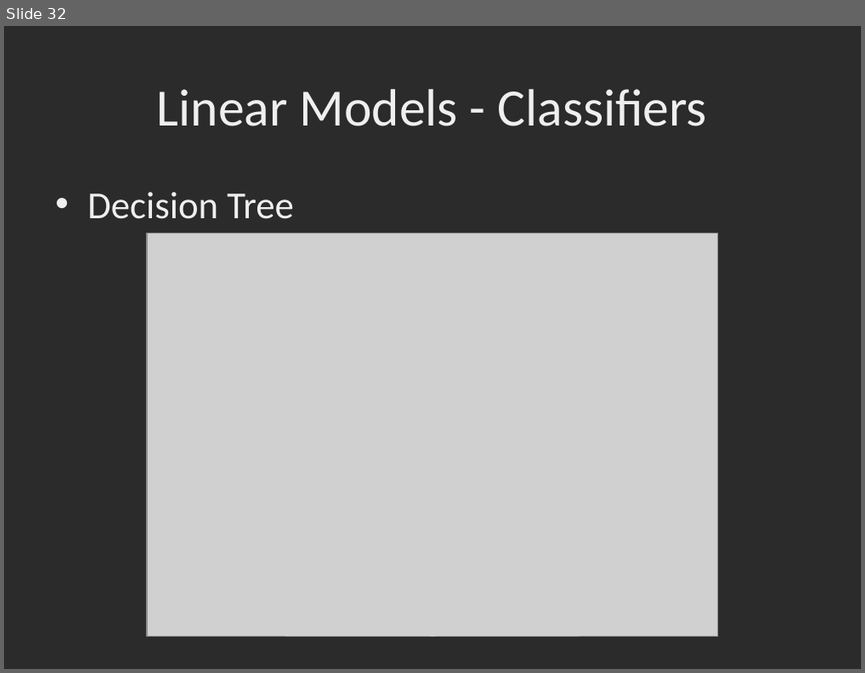
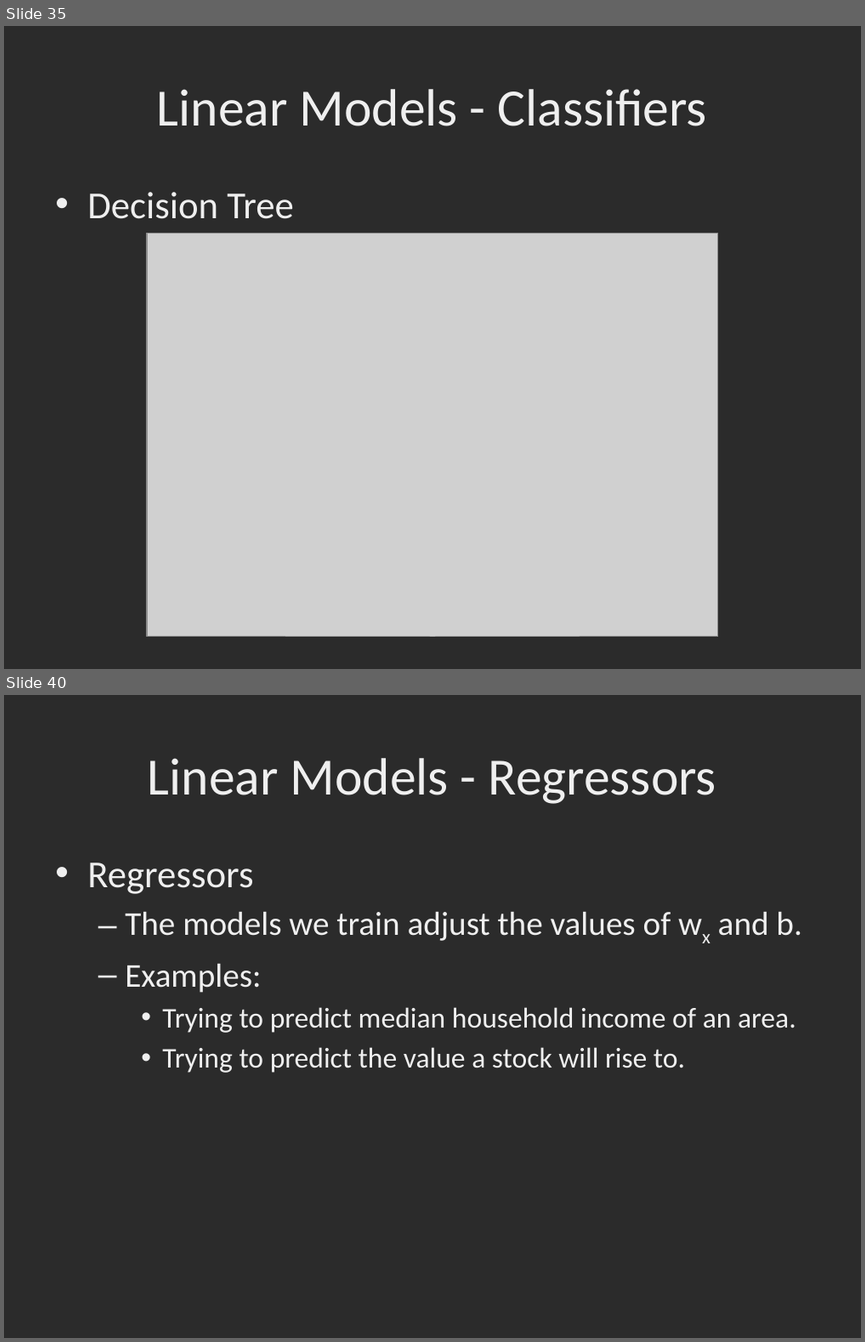
Before and after one commit to dbowmans46/PracticalProgramming, a slide deck: Session 7 - Python/Instructional Material/Session 7 - Python Brief Intro to Machine Learning with Scikit Learn.pptx. Shown one above the other, each under a label of ours: slide 32 before the commit, slides 35 and 40 after it; the slides between them are not shown. The pictures are 865x673 and 865x1342 pixels, drawn with LibreOffice and Linux fonts; fonts in the diff are those of the drawing; grey boxes stand for pictures; background and template pictures are left out; a plain dark background stands for a picture behind light text. Boxes give left, top, right and bottom in pixels: in the first picture for what was removed or moved away, otherwise in the second. Text is boxed around its words. In the diff, an @@ line names an element or a change of style, - is before the commit and + after.

Commit message:
Added slides for linear regressor, ridge, and lasso.  Added more classifiers to go over.

```diff
--- a/Session 7 - Python/Instructional Material/Session 7 - Python Brief Intro to Machine Learning with Scikit Learn.pptx
+++ b/Session 7 - Python/Instructional Material/Session 7 - Python Brief Intro to Machine Learning with Scikit Learn.pptx
@@ slide 40 added at [4,695,861,1338], background picture (left out) @@
@@ title added at [148,758,716,804], 44 pt, text #EFEFEF @@
+Linear Models - Regressors
@@ text added at [87,862,801,1072], 24 pt, text #EFEFEF @@
+• Regressors
+  – The models we train adjust the values of wx and b.
+  – Examples:
+    • Trying to predict median household income of an area.
+    • Trying to predict the value a stock will rise to.
@@ what was slide 32 is now slide 35 @@
```
Also in this commit, not shown: 6 slides changed, 17 other slides added.
